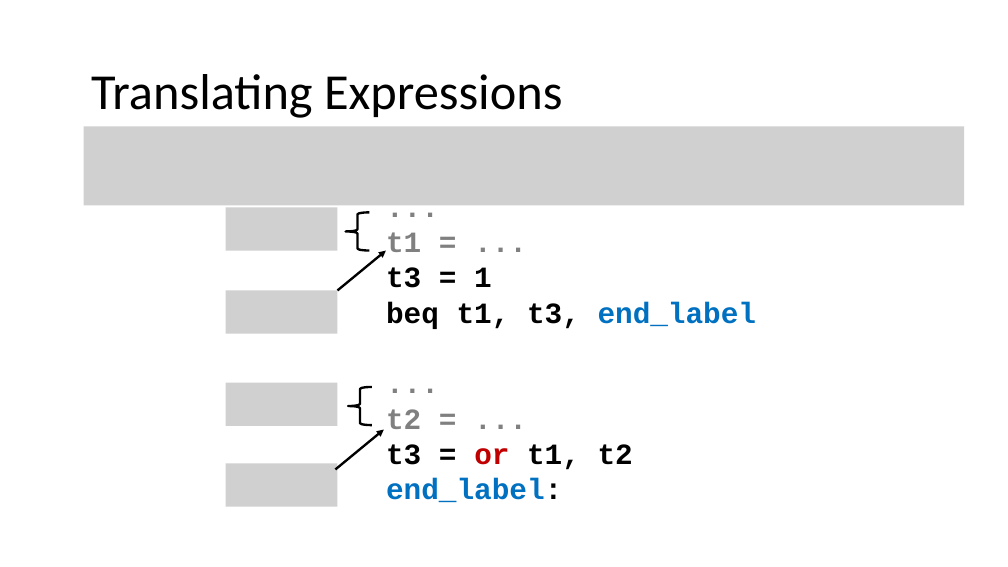
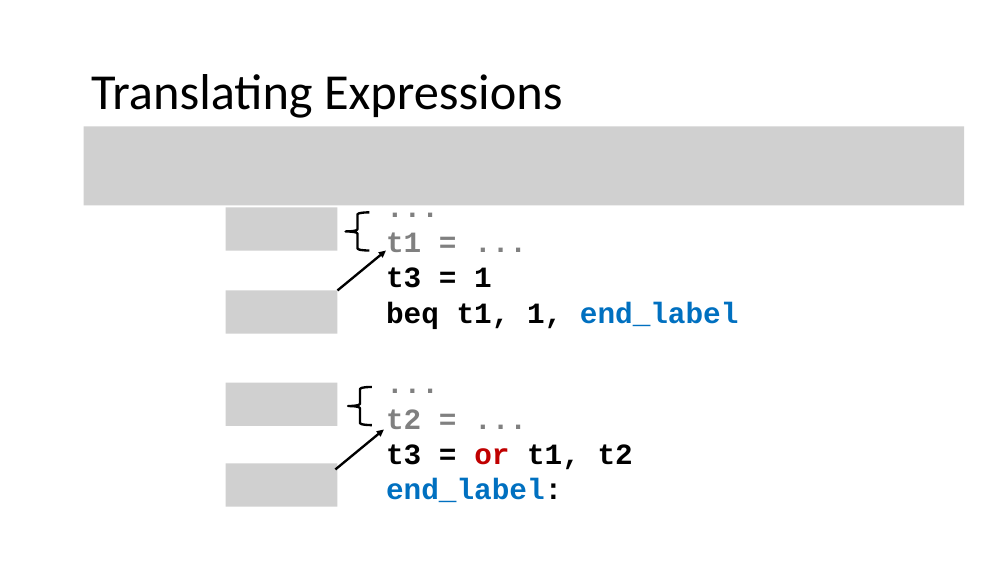
Before and after one commit to nivshani/compilation, a slide deck: slide 26 of slides/IR.pptx. Drawn at 1008x567 pixels with LibreOffice and Linux fonts; fonts in the diff are those of the drawing; grey boxes stand for pictures. Boxes give left, top, right and bottom in pixels: in the first picture for what was removed or moved away, otherwise in the second. Text is boxed around its words. In the diff, an @@ line names an element or a change of style, - is before the commit and + after.

```diff
--- a/slides/IR.pptx
+++ b/slides/IR.pptx
@@ text at [386, 302, 739, 329]: text changed; text colour #000000 to #0070C0 @@
-beq t1, t3, end_label
+beq t1, 1, end_label
```
Also in this commit, not shown: 2 other slides changed, 1 other file.
